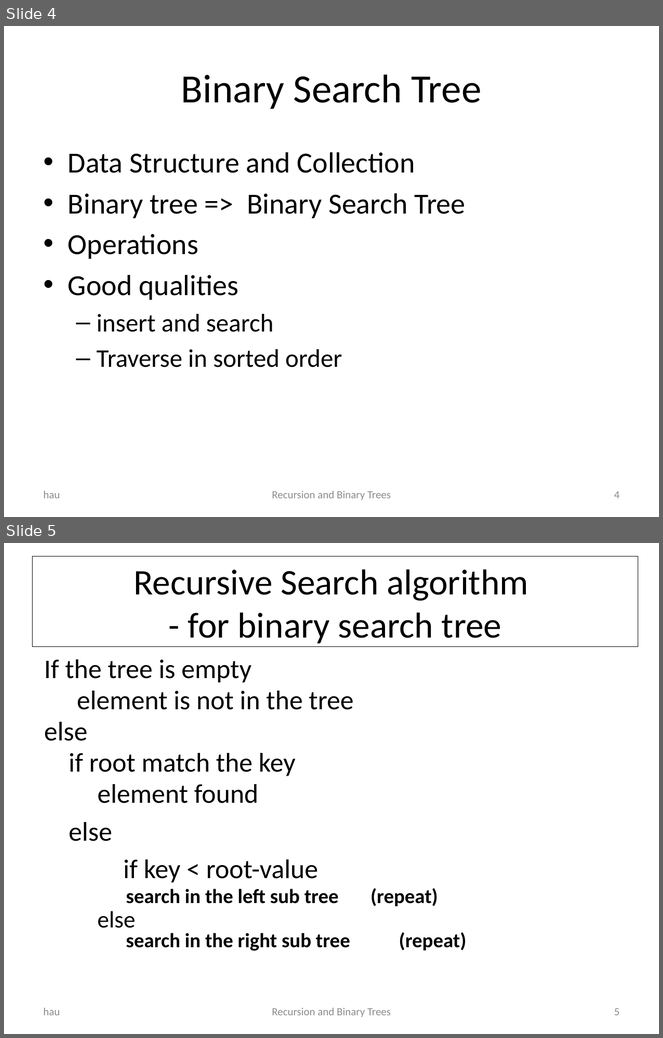
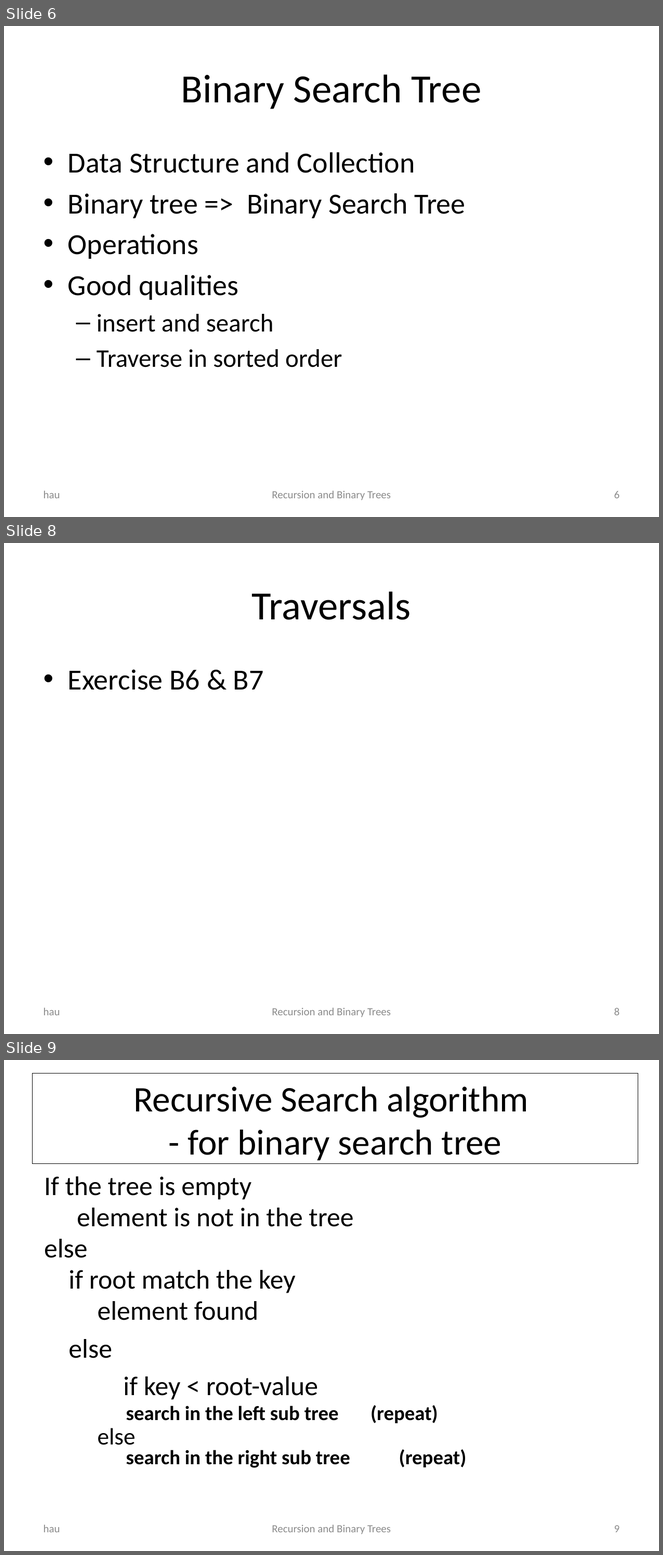
Before and after one commit to CphBusCosSem2/week5-algorithms, a slide deck: slides/day2Recursion and Binary trees.pptx. Shown one above the other, each under a label of ours: slides 4 and 5 before the commit, slides 6, 8 and 9 after it; the slides between them are not shown. The pictures are 663x1038 and 663x1555 pixels, drawn with LibreOffice and Linux fonts; fonts in the diff are those of the drawing. Boxes give left, top, right and bottom in pixels: in the first picture for what was removed or moved away, otherwise in the second. Text is boxed around its words. In the diff, an @@ line names an element or a change of style, - is before the commit and + after.

Commit message:
Updated day2exercises

```diff
--- a/slides/day2Recursion and Binary trees.pptx
+++ b/slides/day2Recursion and Binary trees.pptx
@@ slide 8 added at box(4, 543, 659, 1034), background #FFFFFF @@
@@ title added at box(252, 591, 411, 620), 44 pt, text #000000 @@
+Traversals
@@ text added at box(68, 669, 264, 690), 32 pt, text #000000 @@
+• Exercise B6 & B7
@@ text added at box(44, 1008, 60, 1016), 12 pt, text #8C8C8C @@
+hau
@@ text added at box(272, 1008, 391, 1018), 12 pt, text #8C8C8C @@
+Recursion and Binary Trees
@@ page number added at box(614, 1008, 620, 1016), 12 pt, text #8C8C8C @@
+8
@@ what was slide 4 is now slide 6 @@
@@ page number at box(614, 491, 620, 499): text changed @@
-4
+6
@@ what was slide 5 is now slide 9 @@
@@ page number at box(614, 1525, 620, 1533): text changed @@
-5
+9
```
Also in this commit, not shown: 2 slides changed, 4 other slides added, 26 other files.
